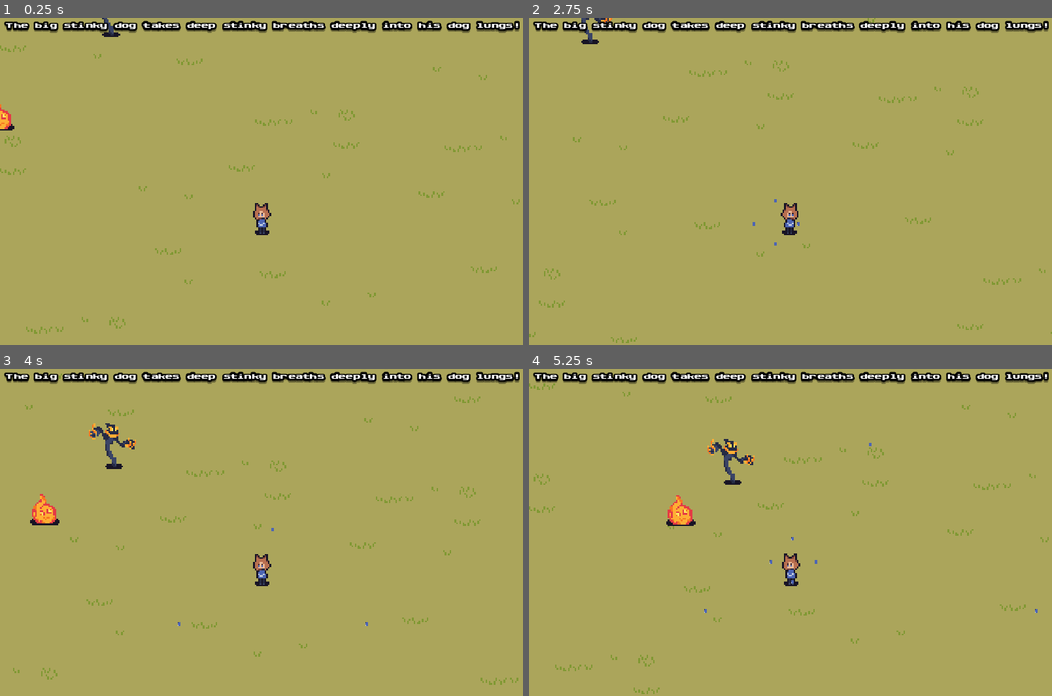
Above: before the commit, frames 1-4 (two rows, left to right).
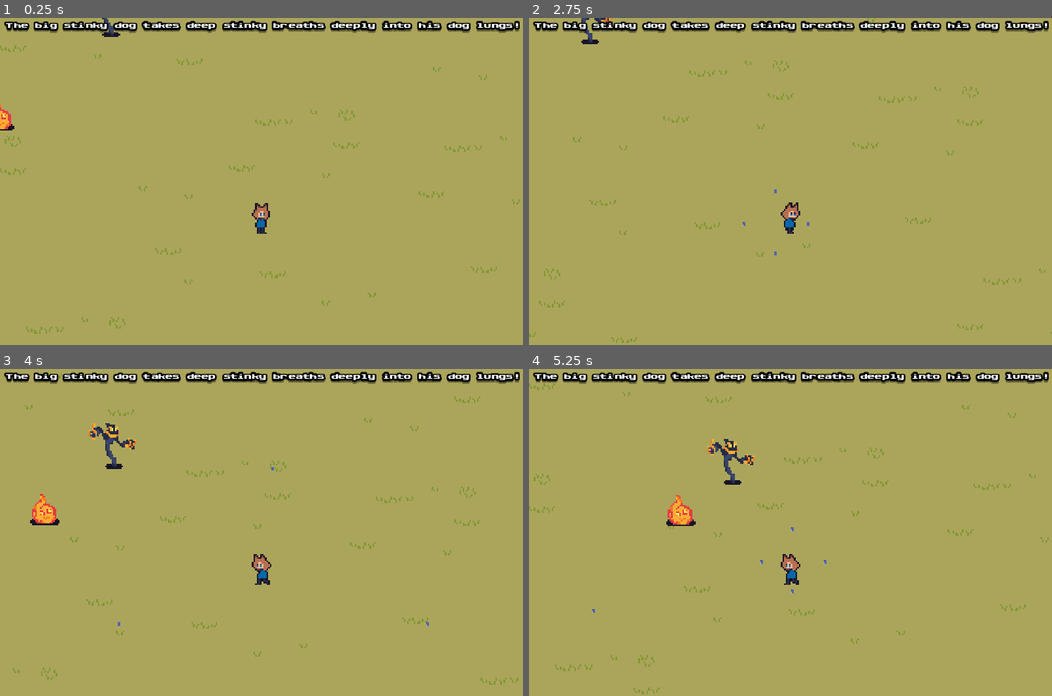
Above: after the commit, the same moments.

Repository: ColtonPhillips/its-spreading
Game: Godot game, scene res://scenes/world.tscn
The game is run twice, just before and just after one commit, with the same random seed, the same clock (stepped at 60 frames per second) and the same inputs.
Inputs:
- Up to frame 1 (0.25 s): no input
- Up to frame 2 (2.75 s): hold D (move_right) 0.53-1.28 s; hold S (move_down) 1.28-2.03 s; hold D (move_right) from 2.03 s (still down)
- Up to frame 3 (4 s): release D (move_right) at 2.78 s; hold W (move_up) 2.78-3.53 s; hold A (move_left) from 3.53 s (still down)
- Up to frame 4 (5.25 s): release A (move_left) at 5.03 s; hold S (move_down) from 5.03 s (still down)

The runs differ from the first frame. In frame 1, 0.1% of the frame differs, in the area x 48-52%, y 57-67%; in frame 2, 0.2%; in frame 3, 0.2%; in frame 4, 0.2%, in the area x 12-98%, y 22-75%.

Commit message:
adjust projectiles and add animatied player

Diff:
--- a/scenes/player.gd
+++ b/scenes/player.gd
@@ -8,6 +8,7 @@
 @onready var left_slot = $Slots/LeftSlot
 @onready var sprite_2d = $Sprite2D
 @onready var fire_rate_timer = $FireRateTimer
+@onready var animated_sprite_2d = $AnimatedSprite2D
 
 @export var move_speed = 40.0
 
@@ -27,9 +28,13 @@
 
 func animation(delta):
 	if velocity.x > 0:
-		sprite_2d.flip_h = true
+		animated_sprite_2d.flip_h = false
 	if velocity.x < 0:
-		sprite_2d.flip_h = false
+		animated_sprite_2d.flip_h = true
+	if velocity == Vector2.ZERO:
+		animated_sprite_2d.play("idle")
+	else:
+		animated_sprite_2d.play("walk")
 
 func fire_weapon():
 	spawner_component.spawn(right_slot.global_position, {"direction": Vector2.RIGHT})
--- a/scenes/player.tscn
+++ b/scenes/player.tscn
@@ -1,9 +1,62 @@
-[gd_scene load_steps=6 format=3 uid="uid://c3vntakhy0jq7"]
+[gd_scene load_steps=12 format=3 uid="uid://c3vntakhy0jq7"]
 
 [ext_resource type="Script" path="res://scenes/player.gd" id="1_2stqb"]
-[ext_resource type="Texture2D" uid="uid://cjuoaowmdixmj" path="res://art/sheet.png" id="2_b50i0"]
+[ext_resource type="Texture2D" uid="uid://d3nftxbopob5v" path="res://art/player.png" id="2_34rn8"]
 [ext_resource type="Script" path="res://components/spawner_component.gd" id="3_8jtw5"]
 [ext_resource type="PackedScene" uid="uid://csafkqwts3rfk" path="res://scenes/projectiles/water_orb_projectile.tscn" id="4_r3uhc"]
+
+[sub_resource type="AtlasTexture" id="AtlasTexture_yjc6a"]
+atlas = ExtResource("2_34rn8")
+region = Rect2(128, 0, 32, 32)
+
+[sub_resource type="AtlasTexture" id="AtlasTexture_l4n5j"]
+atlas = ExtResource("2_34rn8")
+region = Rect2(0, 0, 32, 32)
+
+[sub_resource type="AtlasTexture" id="AtlasTexture_8ajhn"]
+atlas = ExtResource("2_34rn8")
+region = Rect2(32, 0, 32, 32)
+
+[sub_resource type="AtlasTexture" id="AtlasTexture_oqqmm"]
+atlas = ExtResource("2_34rn8")
+region = Rect2(64, 0, 32, 32)
+
+[sub_resource type="AtlasTexture" id="AtlasTexture_fu6ld"]
+atlas = ExtResource("2_34rn8")
+region = Rect2(96, 0, 32, 32)
+
+[sub_resource type="SpriteFrames" id="SpriteFrames_4goky"]
+animations = [{
+"frames": [{
+"duration": 1.0,
+"texture": SubResource("AtlasTexture_yjc6a")
+}],
+"loop": true,
+"name": &"flinch",
+"speed": 5.0
+}, {
+"frames": [{
+"duration": 1.0,
+"texture": SubResource("AtlasTexture_l4n5j")
+}, {
+"duration": 1.0,
+"texture": SubResource("AtlasTexture_8ajhn")
+}],
+"loop": true,
+"name": &"idle",
+"speed": 2.0
+}, {
+"frames": [{
+"duration": 1.0,
+"texture": SubResource("AtlasTexture_oqqmm")
+}, {
+"duration": 1.0,
+"texture": SubResource("AtlasTexture_fu6ld")
+}],
+"loop": true,
+"name": &"walk",
+"speed": 5.0
+}]
 
 [sub_resource type="CapsuleShape2D" id="CapsuleShape2D_cfm71"]
 radius = 2.0
@@ -13,11 +66,12 @@
 motion_mode = 1
 script = ExtResource("1_2stqb")
 
-[node name="Sprite2D" type="Sprite2D" parent="."]
+[node name="AnimatedSprite2D" type="AnimatedSprite2D" parent="."]
 position = Vector2(0, -15)
-texture = ExtResource("2_b50i0")
-region_enabled = true
-region_rect = Rect2(0, 0, 32, 32)
+sprite_frames = SubResource("SpriteFrames_4goky")
+animation = &"walk"
+autoplay = "idle"
+frame_progress = 0.166613
 
 [node name="Camera2D" type="Camera2D" parent="."]
 position = Vector2(0, -32)
--- a/scenes/projectiles/projectile.gd
+++ b/scenes/projectiles/projectile.gd
@@ -1,6 +1,6 @@
 class_name Projectile
 extends Node2D
-@export var speed = 20.0
+@export var speed = 50.0
 var direction = Vector2.ZERO
 
 func _physics_process(delta):
--- a/scenes/projectiles/water_orb_projectile.tscn
+++ b/scenes/projectiles/water_orb_projectile.tscn
@@ -4,7 +4,7 @@
 [ext_resource type="Texture2D" uid="uid://cjuoaowmdixmj" path="res://art/sheet.png" id="2_dvmmd"]
 
 [node name="WaterOrbProjectile" instance=ExtResource("1_adr4g")]
-speed = 35.0
+speed = 60.0
 
 [node name="Sprite2D" parent="." index="0"]
 texture = ExtResource("2_dvmmd")
Binary file added: art/player.png
Not shown, added: art/player.png.import
Binary file added: scenes/projectiles/player.png
Not shown, added: scenes/projectiles/player.png.import
